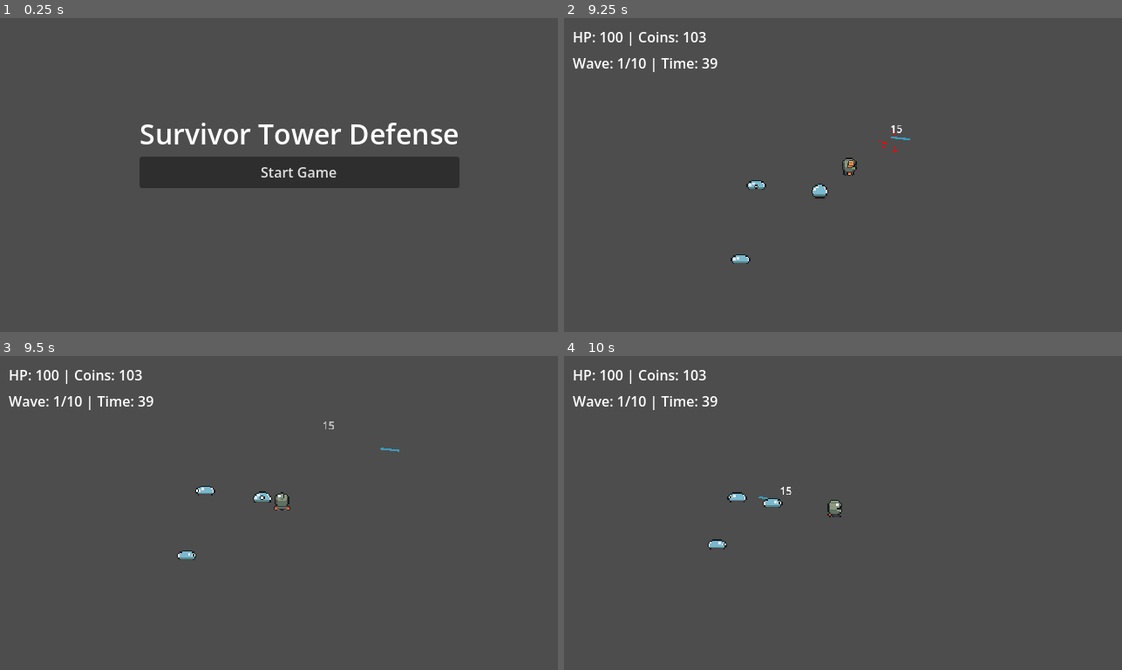
Above: before the commit, frames 1-4 (two rows, left to right).
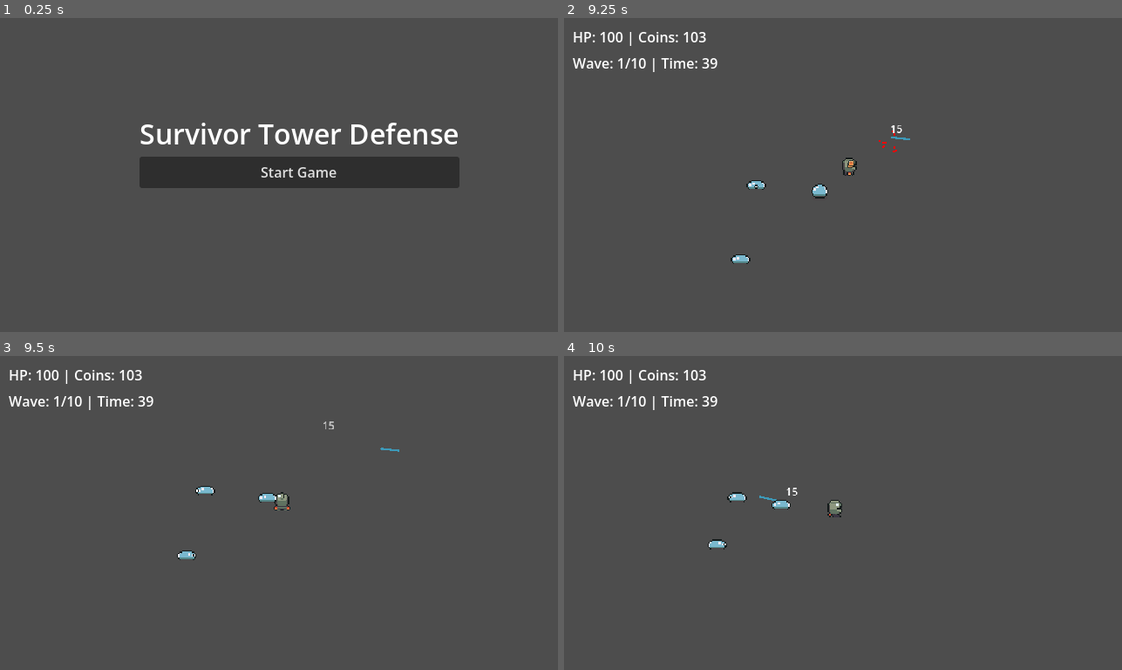
Above: after the commit, the same moments.

Repository: felang/utoland
Game: Godot game, scene res://scenes/ui/start_menu.tscn
Two runs of this game, one before a commit and one after it. Both use one fixed random seed, a clock stepped at 60 frames per second and the inputs below.
Inputs (mouse positions are in pixels of both pictures, inside the frame that each line leads up to):
- Up to frame 1 (0.25 s): no input
- Up to frame 2 (9.25 s): click "Start Game" at 0.5 s; click "战士" at 1.25 s; click "回旋镖" at 2 s; click "森林地图" at 2.75 s; click "开始战斗" at 3.5 s; tap Enter at 4.25 s; move the mouse to (965, 159) at 4.27 s; hold D (move_right) 4.28-5.03 s; tap 1 at 4.35, 7.35 s; click (965, 159) at 4.42 s; move the mouse to (731, 190) at 5.02 s; hold S (move_down) 5.03-5.78 s; tap 2 at 5.1, 8.1 s; move the mouse to (898, 105) at 5.77 s; hold D (move_right) 5.78-6.53 s; tap 3 at 5.85, 8.85 s; move the mouse to (815, 237) at 6.52 s; hold W (move_up) 6.53-7.28 s; tap 4 at 6.6 s; click (815, 237) at 6.67 s; move the mouse to (1010, 222) at 7.27 s; hold A (move_left) 7.28-8.78 s; move the mouse to (675, 127) at 8.02 s; move the mouse to (870, 175) at 8.77 s; hold S (move_down) from 8.78 s (still down); click (870, 175) at 8.92 s
- Up to frame 3 (9.5 s): keep holding S (move_down)
- Up to frame 4 (10 s): move the mouse to (759, 434) at 9.52 s; release S (move_down) at 9.53 s; hold D (move_right) from 9.53 s (still down); tap 4 at 9.6 s

Frames 1-2 are identical in both runs. In frame 3, less than 0.1% of the frame differs, in the area x 45-50%, y 43-47%; in frame 4, 0.2%, in the area x 34-42%, y 41-49%.

Commit message:
fix: 移除玩家与敌人的物理碰撞，敌人可穿透玩家
给塔分配独立物理层（layer 4 = value 8），将玩家和敌人的
collision_mask 改为仅对塔和地图边界产生物理阻挡，不再互相阻挡。
伤害仍通过 Hitbox/Hurtbox Area2D 体系处理。

另修复 boomerang.tres 伤害数值（0.1 → 15.0）与测试预期一致。

Co-Authored-By: Claude Sonnet 4.6 <noreply@anthropic.com>

Diff:
--- a/scenes/entities/enemies/enemy_fast.tscn
+++ b/scenes/entities/enemies/enemy_fast.tscn
@@ -19,7 +19,7 @@
 
 [node name="EnemyFast" type="CharacterBody2D" unique_id=1365841566]
 collision_layer = 2
-collision_mask = 5
+collision_mask = 8
 script = ExtResource("1_onop2")
 touch_damage = 8.0
 
--- a/scenes/entities/enemies/enemy_normal.tscn
+++ b/scenes/entities/enemies/enemy_normal.tscn
@@ -19,7 +19,7 @@
 
 [node name="EnemyNormal" type="CharacterBody2D" unique_id=1365841566]
 collision_layer = 2
-collision_mask = 5
+collision_mask = 8
 script = ExtResource("1_onop2")
 
 [node name="Visual" type="ColorRect" parent="." unique_id=274199104]
--- a/scenes/entities/enemies/enemy_tank.tscn
+++ b/scenes/entities/enemies/enemy_tank.tscn
@@ -19,7 +19,7 @@
 
 [node name="EnemyTank" type="CharacterBody2D" unique_id=1365841566]
 collision_layer = 2
-collision_mask = 5
+collision_mask = 8
 script = ExtResource("1_onop2")
 touch_damage = 15.0
 
--- a/scenes/entities/player.tscn
+++ b/scenes/entities/player.tscn
@@ -14,7 +14,7 @@
 radius = 12.0
 
 [node name="Player" type="CharacterBody2D" unique_id=2056081713]
-collision_mask = 18
+collision_mask = 24
 script = ExtResource("1_3vyb7")
 
 [node name="Visual" type="ColorRect" parent="." unique_id=960031721]
--- a/scenes/entities/towers/tower_shooter.tscn
+++ b/scenes/entities/towers/tower_shooter.tscn
@@ -11,7 +11,7 @@
 radius = 300.0
 
 [node name="TowerShooter" type="StaticBody2D" unique_id=1629987127]
-collision_layer = 3
+collision_layer = 8
 collision_mask = 2
 script = ExtResource("1_15q5k")
 
--- a/scenes/entities/towers/tower_slow.tscn
+++ b/scenes/entities/towers/tower_slow.tscn
@@ -11,7 +11,7 @@
 radius = 200.0
 
 [node name="TowerSlow" type="StaticBody2D" unique_id=1886032181]
-collision_layer = 3
+collision_layer = 8
 collision_mask = 2
 script = ExtResource("1_scoor")
 
--- a/scenes/entities/towers/tower_wall.tscn
+++ b/scenes/entities/towers/tower_wall.tscn
@@ -8,7 +8,7 @@
 size = Vector2(30, 30)
 
 [node name="TowerWall" type="StaticBody2D" unique_id=655985224]
-collision_layer = 3
+collision_layer = 8
 collision_mask = 2
 script = ExtResource("1_yelwl")
 
